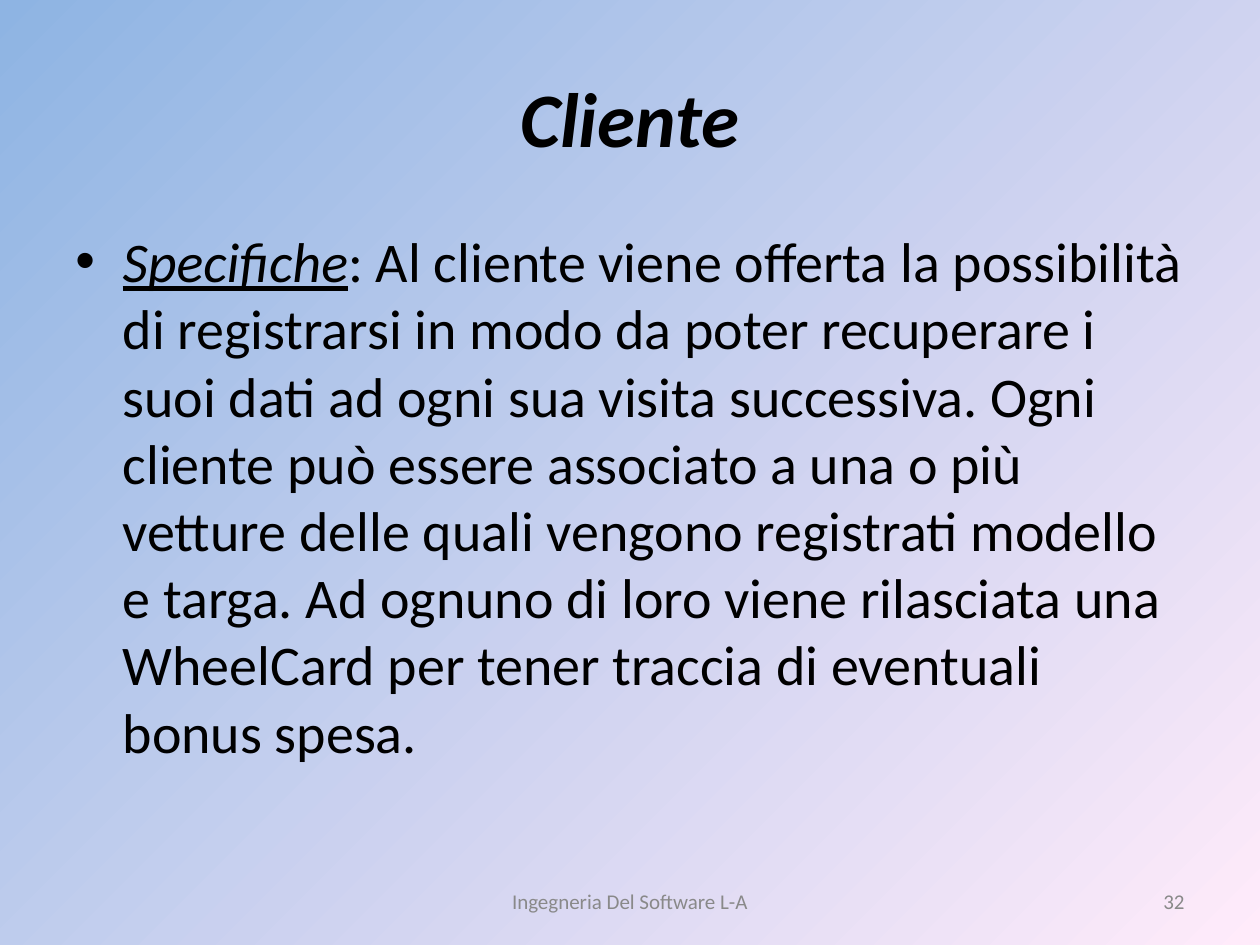
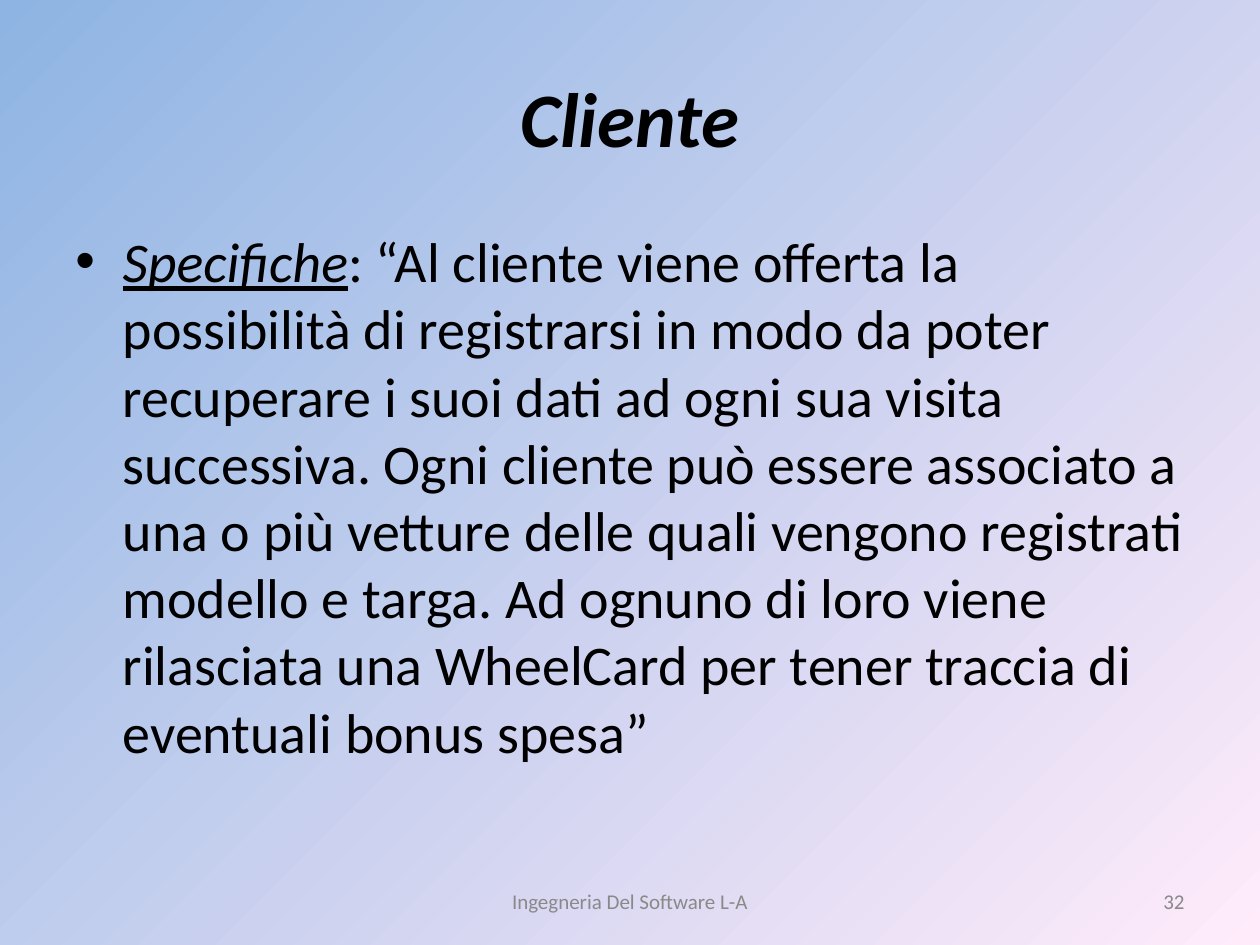
Before and after one commit to liannario/ingsoftbo, a slide deck: slide 32 of ViaggiateSicuri.ppt. Drawn at 1260x945 pixels with LibreOffice and Linux fonts; fonts in the diff are those of the drawing. Boxes give left, top, right and bottom in pixels: in the first picture for what was removed or moved away, otherwise in the second. Text is boxed around its words. In the diff, an @@ line names an element or a change of style, - is before the commit and + after.

```diff
--- a/ViaggiateSicuri.ppt
+++ b/ViaggiateSicuri.ppt
@@ text at [123,241,1182,762]: text changed @@
-• Specifiche: Al cliente viene offerta la possibilità di registrarsi in modo da poter recuperare i suoi dati ad ogni sua visita successiva. Ogni cliente può essere associato a una o più vetture delle quali vengono registrati modello e targa. Ad ognuno di loro viene rilasciata una WheelCard per tener traccia di eventuali bonus spesa.
+• Specifiche: “Al cliente viene offerta la possibilità di registrarsi in modo da poter recuperare i suoi dati ad ogni sua visita successiva. Ogni cliente può essere associato a una o più vetture delle quali vengono registrati modello e targa. Ad ognuno di loro viene rilasciata una WheelCard per tener traccia di eventuali bonus spesa”
```
Also in this commit, not shown: 1 other slide changed, 1 slide removed.
